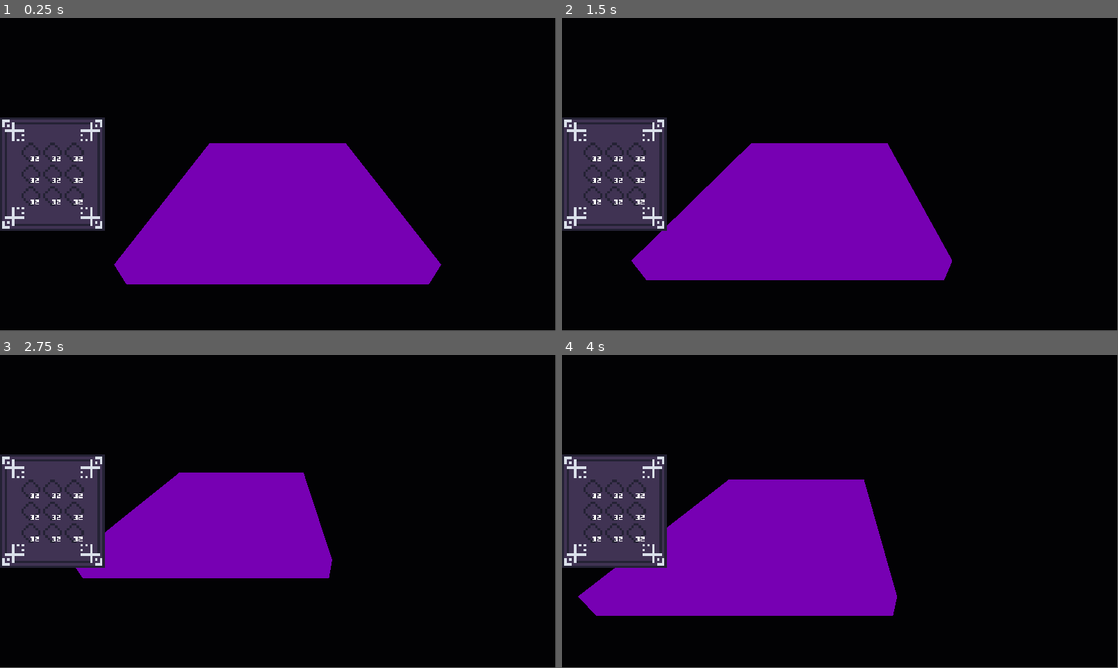
Above: before the commit, frames 1-4 (two rows, left to right).
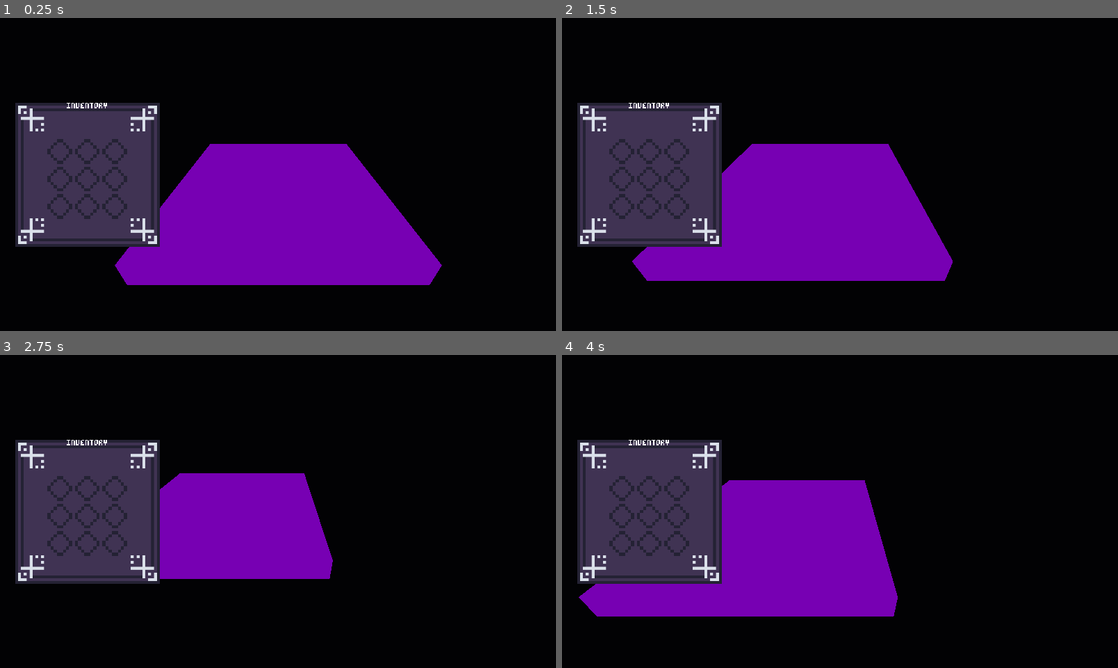
Above: after the commit, the same moments.

Repository: Polar4ik/Henki
Game: Godot game, scene res://scenes/world.tscn
Same seed, same stepped clock (60 frames per second), same inputs: the game is played once before the commit and once after it.
Inputs:
- Up to frame 1 (0.25 s): no input
- Up to frame 2 (1.5 s): tap Enter at 0.5 s; hold D (right) 0.53-1.28 s; hold S (back) from 1.28 s (still down)
- Up to frame 3 (2.75 s): release S (back) at 2.03 s; hold D (right) from 2.03 s (still down)
- Up to frame 4 (4 s): release D (right) at 2.78 s; hold W (up) 2.78-3.53 s; hold A (left) from 3.53 s (still down)
The window is 799x449 before the commit and 800x450 after it. Grey fills any space a smaller window leaves; there, only what the larger window draws over its background counts as a difference.

The runs differ from the first frame. In frame 1, 9.5% of the frame differs, in the area x 0-80%, y 27-86%; in frame 2, 9.5%; in frame 3, 9.4%; in frame 4, 9.5%.

Commit message:
add player inventory ui

Diff:
--- a/project.godot
+++ b/project.godot
@@ -18,6 +18,15 @@
 [autoload]
 
 Events="*res://singletons/Events.gd"
+
+[display]
+
+window/size/viewport_width=1920
+window/size/viewport_height=1080
+window/size/window_width_override=1200
+window/size/window_height_override=600
+window/stretch/mode="viewport"
+window/stretch/aspect="expand"
 
 [filesystem]
 
--- a/scenes/world.tscn
+++ b/scenes/world.tscn
@@ -6,7 +6,9 @@
 [ext_resource type="Script" path="res://scripts/player/input_handler.gd" id="3_l60mg"]
 [ext_resource type="Script" path="res://scripts/components/inventory_component.gd" id="5_n5cmn"]
 [ext_resource type="Script" path="res://resource/inventory/inventory/inventory_resource.gd" id="6_njkef"]
-[ext_resource type="PackedScene" uid="uid://dokxthaucy7ov" path="res://ui/inventory/inventory_rect_windows.tscn" id="7_qgdbi"]
+[ext_resource type="Texture2D" uid="uid://10xtkt8413fx" path="res://assets/sprites/ui/interface/interface.png" id="7_5joei"]
+[ext_resource type="FontFile" uid="uid://c608ckht66vex" path="res://assets/fonts/PixelRPG.ttf" id="8_lc6xq"]
+[ext_resource type="PackedScene" uid="uid://bpape004dlm8x" path="res://ui/inventory/slot_container.tscn" id="9_crom5"]
 
 [sub_resource type="BoxShape3D" id="BoxShape3D_0cq65"]
 
@@ -38,20 +40,92 @@
 script = ExtResource("5_n5cmn")
 inventory = SubResource("Resource_cxbrl")
 
-[node name="GUI" type="CanvasLayer" parent="."]
+[node name="GUI Layer" type="CanvasLayer" parent="."]
 
-[node name="VBoxContainer" type="VBoxContainer" parent="GUI"]
+[node name="Control" type="Control" parent="GUI Layer"]
+layout_mode = 3
 anchors_preset = 15
 anchor_right = 1.0
 anchor_bottom = 1.0
 grow_horizontal = 2
 grow_vertical = 2
 
-[node name="HBoxContainer" type="HBoxContainer" parent="GUI/VBoxContainer"]
-layout_mode = 2
-size_flags_vertical = 3
+[node name="MarginContainer" type="MarginContainer" parent="GUI Layer/Control"]
+layout_mode = 1
+anchors_preset = 15
+anchor_right = 1.0
+anchor_bottom = 1.0
+grow_horizontal = 2
+grow_vertical = 2
+theme_override_constants/margin_left = 50
+theme_override_constants/margin_top = 50
+theme_override_constants/margin_right = 50
+theme_override_constants/margin_bottom = 50
 
-[node name="InventoryRectWindow" parent="GUI/VBoxContainer/HBoxContainer" instance=ExtResource("7_qgdbi")]
+[node name="InventoryContainer" type="MarginContainer" parent="GUI Layer/Control/MarginContainer"]
+custom_minimum_size = Vector2(500, 500)
 layout_mode = 2
 size_flags_horizontal = 0
 size_flags_vertical = 4
+
+[node name="NinePatchRect" type="NinePatchRect" parent="GUI Layer/Control/MarginContainer/InventoryContainer"]
+layout_mode = 2
+texture = ExtResource("7_5joei")
+region_rect = Rect2(0, 0, 480, 480)
+patch_margin_left = 100
+patch_margin_top = 100
+patch_margin_right = 100
+patch_margin_bottom = 100
+
+[node name="VBoxContainer" type="VBoxContainer" parent="GUI Layer/Control/MarginContainer/InventoryContainer/NinePatchRect"]
+layout_mode = 1
+anchors_preset = 15
+anchor_right = 1.0
+anchor_bottom = 1.0
+grow_horizontal = 2
+grow_vertical = 2
+
+[node name="InventoryLabel" type="Label" parent="GUI Layer/Control/MarginContainer/InventoryContainer/NinePatchRect/VBoxContainer"]
+texture_filter = 1
+layout_mode = 2
+size_flags_vertical = 1
+theme_override_fonts/font = ExtResource("8_lc6xq")
+theme_override_font_sizes/font_size = 24
+text = "INVENTORY"
+horizontal_alignment = 1
+vertical_alignment = 2
+
+[node name="SlotsGridContainer" type="GridContainer" parent="GUI Layer/Control/MarginContainer/InventoryContainer/NinePatchRect/VBoxContainer"]
+layout_mode = 2
+size_flags_horizontal = 4
+size_flags_vertical = 6
+theme_override_constants/h_separation = 10
+theme_override_constants/v_separation = 10
+columns = 3
+
+[node name="SlotContainer" parent="GUI Layer/Control/MarginContainer/InventoryContainer/NinePatchRect/VBoxContainer/SlotsGridContainer" instance=ExtResource("9_crom5")]
+layout_mode = 2
+
+[node name="SlotContainer2" parent="GUI Layer/Control/MarginContainer/InventoryContainer/NinePatchRect/VBoxContainer/SlotsGridContainer" instance=ExtResource("9_crom5")]
+layout_mode = 2
+
+[node name="SlotContainer3" parent="GUI Layer/Control/MarginContainer/InventoryContainer/NinePatchRect/VBoxContainer/SlotsGridContainer" instance=ExtResource("9_crom5")]
+layout_mode = 2
+
+[node name="SlotContainer4" parent="GUI Layer/Control/MarginContainer/InventoryContainer/NinePatchRect/VBoxContainer/SlotsGridContainer" instance=ExtResource("9_crom5")]
+layout_mode = 2
+
+[node name="SlotContainer5" parent="GUI Layer/Control/MarginContainer/InventoryContainer/NinePatchRect/VBoxContainer/SlotsGridContainer" instance=ExtResource("9_crom5")]
+layout_mode = 2
+
+[node name="SlotContainer6" parent="GUI Layer/Control/MarginContainer/InventoryContainer/NinePatchRect/VBoxContainer/SlotsGridContainer" instance=ExtResource("9_crom5")]
+layout_mode = 2
+
+[node name="SlotContainer7" parent="GUI Layer/Control/MarginContainer/InventoryContainer/NinePatchRect/VBoxContainer/SlotsGridContainer" instance=ExtResource("9_crom5")]
+layout_mode = 2
+
+[node name="SlotContainer8" parent="GUI Layer/Control/MarginContainer/InventoryContainer/NinePatchRect/VBoxContainer/SlotsGridContainer" instance=ExtResource("9_crom5")]
+layout_mode = 2
+
+[node name="SlotContainer9" parent="GUI Layer/Control/MarginContainer/InventoryContainer/NinePatchRect/VBoxContainer/SlotsGridContainer" instance=ExtResource("9_crom5")]
+layout_mode = 2
--- a/ui/inventory/inventory_rect_windows.tscn
+++ /dev/null
@@ -1,60 +0,0 @@
-[gd_scene load_steps=3 format=3 uid="uid://dokxthaucy7ov"]
-
-[ext_resource type="Texture2D" uid="uid://10xtkt8413fx" path="res://assets/sprites/ui/interface/interface.png" id="1_koc37"]
-[ext_resource type="PackedScene" uid="uid://bmegfcp5vstbt" path="res://ui/inventory/slot.tscn" id="2_4mh1x"]
-
-[node name="InventoryRectWindow" type="NinePatchRect"]
-texture_filter = 1
-custom_minimum_size = Vector2(217, 236)
-offset_right = 217.0
-offset_bottom = 236.0
-texture = ExtResource("1_koc37")
-patch_margin_left = 50
-patch_margin_top = 50
-patch_margin_right = 50
-patch_margin_bottom = 50
-
-[node name="GridContainer" type="GridContainer" parent="."]
-custom_minimum_size = Vector2(130, 130)
-layout_mode = 1
-anchors_preset = 8
-anchor_left = 0.5
-anchor_top = 0.5
-anchor_right = 0.5
-anchor_bottom = 0.5
-offset_left = -65.0
-offset_top = -65.0
-offset_right = 65.0
-offset_bottom = 65.0
-grow_horizontal = 2
-grow_vertical = 2
-theme_override_constants/h_separation = 5
-theme_override_constants/v_separation = 5
-columns = 3
-
-[node name="Slot" parent="GridContainer" instance=ExtResource("2_4mh1x")]
-layout_mode = 2
-
-[node name="Slot2" parent="GridContainer" instance=ExtResource("2_4mh1x")]
-layout_mode = 2
-
-[node name="Slot3" parent="GridContainer" instance=ExtResource("2_4mh1x")]
-layout_mode = 2
-
-[node name="Slot4" parent="GridContainer" instance=ExtResource("2_4mh1x")]
-layout_mode = 2
-
-[node name="Slot5" parent="GridContainer" instance=ExtResource("2_4mh1x")]
-layout_mode = 2
-
-[node name="Slot6" parent="GridContainer" instance=ExtResource("2_4mh1x")]
-layout_mode = 2
-
-[node name="Slot7" parent="GridContainer" instance=ExtResource("2_4mh1x")]
-layout_mode = 2
-
-[node name="Slot8" parent="GridContainer" instance=ExtResource("2_4mh1x")]
-layout_mode = 2
-
-[node name="Slot9" parent="GridContainer" instance=ExtResource("2_4mh1x")]
-layout_mode = 2
--- a/ui/inventory/slot.tscn
+++ /dev/null
@@ -1,27 +0,0 @@
-[gd_scene load_steps=4 format=3 uid="uid://bmegfcp5vstbt"]
-
-[ext_resource type="Texture2D" uid="uid://blft6qj2fjbqd" path="res://assets/sprites/ui/interface/slot.png" id="1_sr1bd"]
-[ext_resource type="FontFile" uid="uid://c608ckht66vex" path="res://assets/fonts/PixelRPG.ttf" id="2_k7ya5"]
-
-[sub_resource type="StyleBoxEmpty" id="StyleBoxEmpty_s2e2h"]
-
-[node name="Slot" type="PanelContainer"]
-custom_minimum_size = Vector2(16, 16)
-theme_override_styles/panel = SubResource("StyleBoxEmpty_s2e2h")
-
-[node name="TextureRect" type="TextureRect" parent="."]
-layout_mode = 2
-texture = ExtResource("1_sr1bd")
-
-[node name="Counter" type="Label" parent="TextureRect"]
-layout_mode = 1
-anchors_preset = 15
-anchor_right = 1.0
-anchor_bottom = 1.0
-grow_horizontal = 2
-grow_vertical = 2
-theme_override_fonts/font = ExtResource("2_k7ya5")
-theme_override_font_sizes/font_size = 12
-text = "32"
-horizontal_alignment = 2
-vertical_alignment = 2
--- /dev/null
+++ b/ui/inventory/slot_container.tscn
@@ -0,0 +1,14 @@
+[gd_scene load_steps=3 format=3 uid="uid://bpape004dlm8x"]
+
+[ext_resource type="Texture2D" uid="uid://blft6qj2fjbqd" path="res://assets/sprites/ui/interface/slot.png" id="1_no56h"]
+
+[sub_resource type="StyleBoxEmpty" id="StyleBoxEmpty_ku2pq"]
+
+[node name="SlotContainer" type="PanelContainer"]
+texture_filter = 1
+custom_minimum_size = Vector2(85, 85)
+theme_override_styles/panel = SubResource("StyleBoxEmpty_ku2pq")
+
+[node name="TextureRect" type="TextureRect" parent="."]
+layout_mode = 2
+texture = ExtResource("1_no56h")
Binary file changed: assets/sprites/ui/interface/interface.png
Not shown: 1 places in scenes/world.tscn that only renumber resources
